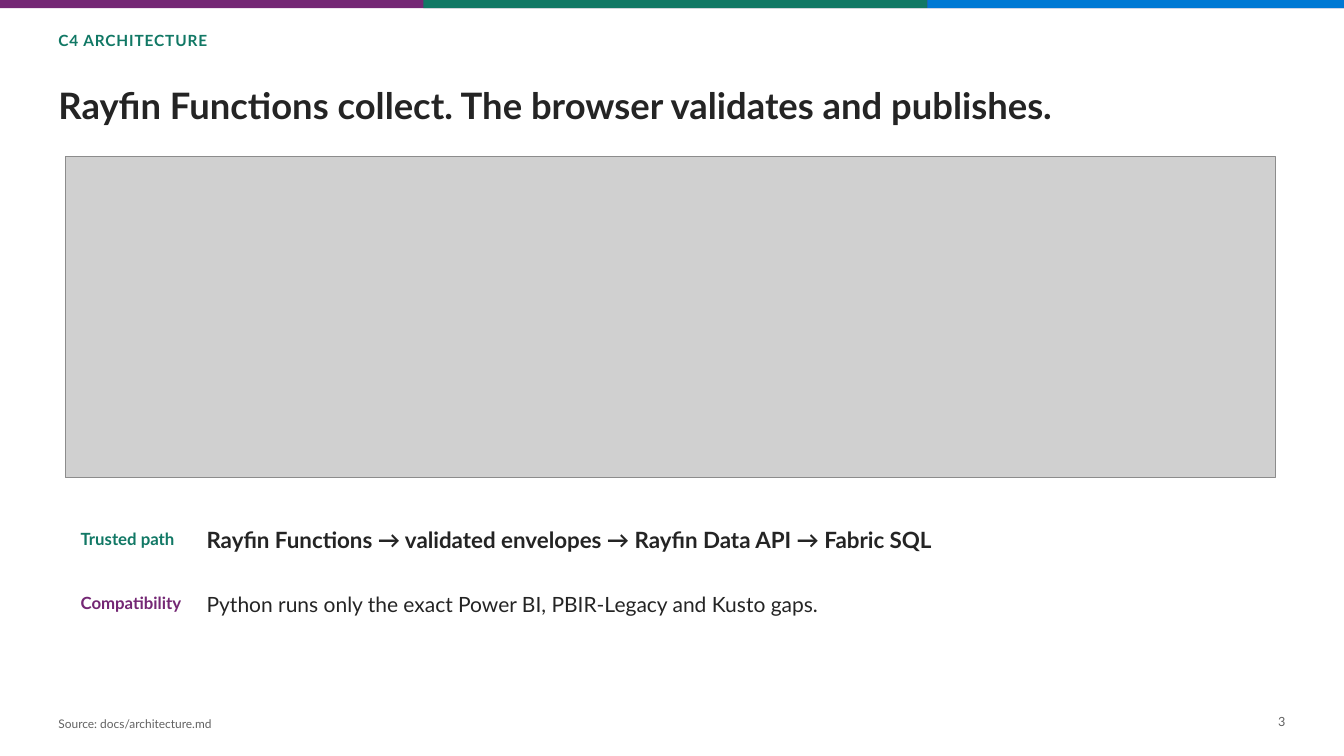
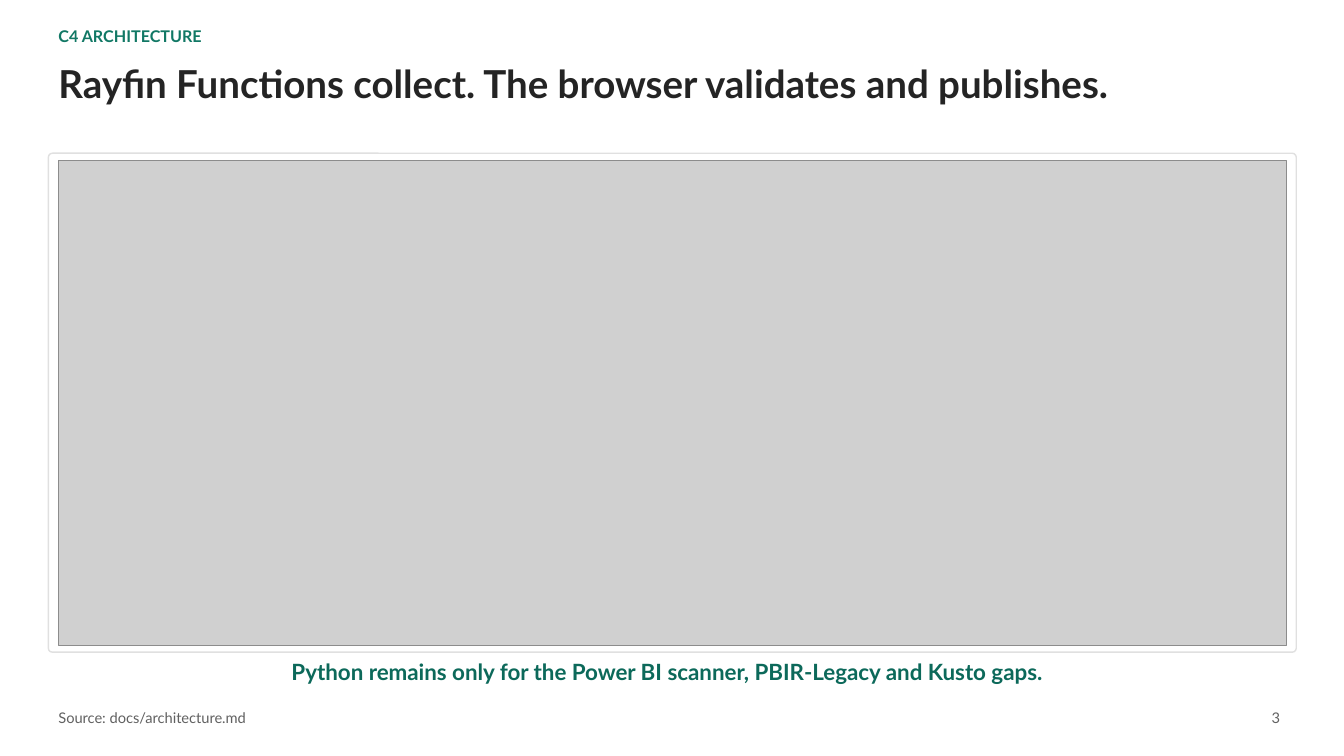
Before and after one commit to fredgis/FabricAtlas, a slide deck: slide 3 of prez/Fabric-Atlas-Dev-Architecture.pptx. Drawn at 1344x756 pixels with LibreOffice and Linux fonts; fonts in the diff are those of the drawing; grey boxes stand for pictures. Boxes give left, top, right and bottom in pixels: in the first picture for what was removed or moved away, otherwise in the second. Text is boxed around its words. In the diff, an @@ line names an element or a change of style, - is before the commit and + after.

```diff
--- a/prez/Fabric-Atlas-Dev-Architecture.pptx
+++ b/prez/Fabric-Atlas-Dev-Architecture.pptx
@@ rectangle removed at (0,0,1344,8) @@
@@ text "C4 ARCHITECTURE" at (58,30,202,42): size 11 to 11.5 pt, letter spacing 0.6 to 0 pt; vertical alignment middle to top @@
@@ rectangle removed at (423,0,928,8) @@
@@ rectangle removed at (928,0,1344,8) @@
@@ text "Rayfin Functions collect. The browser ...": place and size @@
-text "Rayfin Functions collect. The browser ..." at (58,92,1052,125)
+text "Rayfin Functions collect. The browser ..." at (58,69,1108,105)
@@ text "Rayfin Functions collect. The browser ..." at (58,69,1108,105): size 26 to 27.5 pt; vertical alignment middle to top @@
@@ rounded rectangle added at (48,153,1297,652), fill #FFFFFF, outline #E0E0E0 1 pt @@
@@ picture: place and size @@
-picture at (66,156,1275,478)
+picture at (58,160,1287,645)
@@ text removed at (81,532,175,548) @@
-Trusted path
@@ text removed at (207,531,932,552) @@
-Rayfin Functions → validated envelopes → Rayfin Data API → Fabric SQL
@@ text removed at (81,596,182,612) @@
-Compatibility
@@ text "Python remains only for the ..." at (291,663,1042,684): vertical alignment middle to top @@
@@ text at (291,663,1042,684): text changed; size 15 to 16 pt; text colour #242424 to #0C695A; bold on @@
-Python runs only the exact Power BI, PBIR-Legacy and Kusto gaps.
+Python remains only for the Power BI scanner, PBIR-Legacy and Kusto gaps.
@@ text "Source: docs/architecture.md" at (58,712,246,724): size 8.5 to 10.5 pt; vertical alignment middle to top @@
@@ text "3" at (1272,712,1281,723): size 9 to 10.5 pt @@
```
Also in this commit, not shown: 7 other slides changed, 4 slides added, 6 slides removed, 1 other file.
